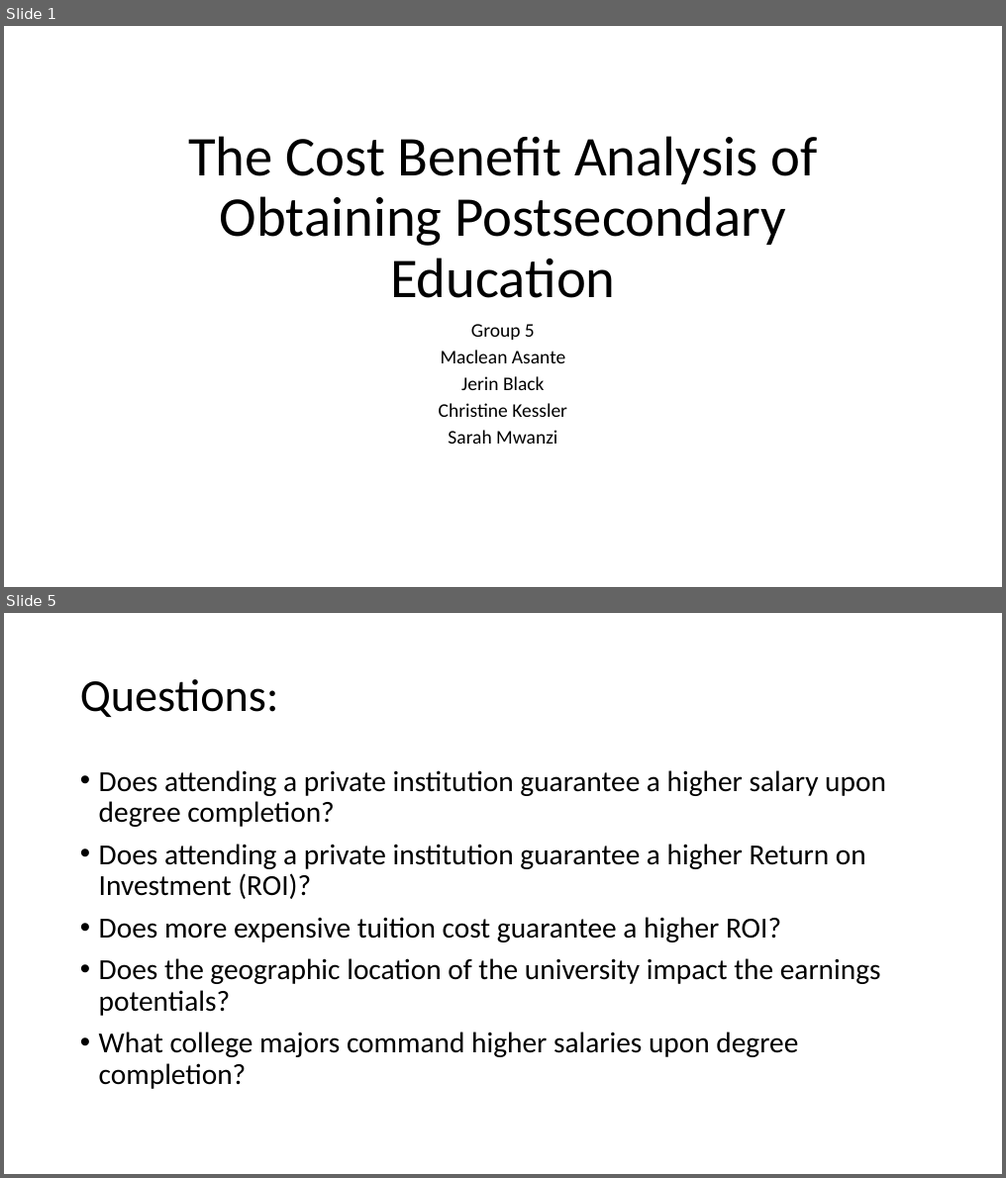
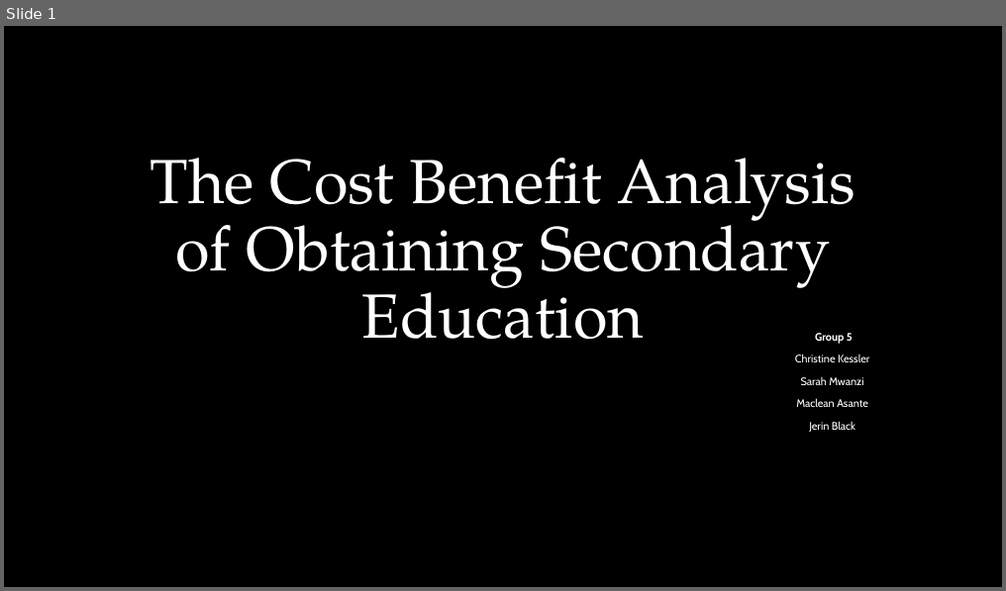
Before and after one commit to clkessler220/project-1-team-5, a slide deck: The Cost Benefit Analysis of Obtaining Postsecondary Eduction.pptx. Shown one above the other, each under a label of ours: slides 1 and 5 before the commit, slide 1 after it; the slides between them are not shown. The pictures are 1006x1178 and 1006x591 pixels, drawn with LibreOffice and Linux fonts; fonts in the diff are those of the drawing; background and template pictures are left out. Boxes give left, top, right and bottom in pixels: in the first picture for what was removed or moved away, otherwise in the second. Text is boxed around its words. In the diff, an @@ line names an element or a change of style, - is before the commit and + after.

```diff
--- a/The Cost Benefit Analysis of Obtaining Postsecondary Eduction.pptx
+++ b/The Cost Benefit Analysis of Obtaining Postsecondary Eduction.pptx
@@ slide 5 removed at box(4, 613, 1002, 1174), background #FFFFFF @@
@@ title removed at box(80, 679, 279, 717) @@
-Questions:
@@ text removed at box(99, 770, 886, 1089) @@
-• Does attending a private institution guarantee a higher salary upon degree completion?
-• Does attending a private institution guarantee a higher Return on Investment (ROI)?
-• Does more expensive tuition cost guarantee a higher ROI?
-• Does the geographic location of the university impact the earnings potentials?
-• What college majors command higher salaries upon degree completion?
@@ slide 1 changed as well @@
@@ background #FFFFFF to picture (left out) @@
@@ title at box(151, 158, 856, 340): text changed; size 54 to 60 pt; font Calibri to TeX Gyre Pagella; text colour #000000 to #FFFFFF @@
-The Cost Benefit Analysis of Obtaining Postsecondary Education
+The Cost Benefit Analysis of Obtaining Secondary Education
@@ subtitle "Group 5": place and size @@
-subtitle "Group 5" at box(439, 324, 567, 444)
+subtitle "Group 5" at box(795, 333, 869, 432)
@@ subtitle at box(796, 333, 868, 432): size 18.6 to 10.5 pt, font Calibri to Cabin, text colour #000000 to #FFFFFF in "Group 5", "Maclean Asante", "Jerin Black"; bold on in "Group 5"; line spacing 0.7 to 0.9 @@
@@ subtitle at box(795, 354, 869, 385): paragraphs added @@
+Christine Kessler
+Sarah Mwanzi
@@ subtitle at box(439, 403, 567, 444): paragraphs removed @@
-Christine Kessler
-Sarah Mwanzi
```
Also in this commit, not shown: 2 other slides changed, 6 slides added, 4 other slides removed.
